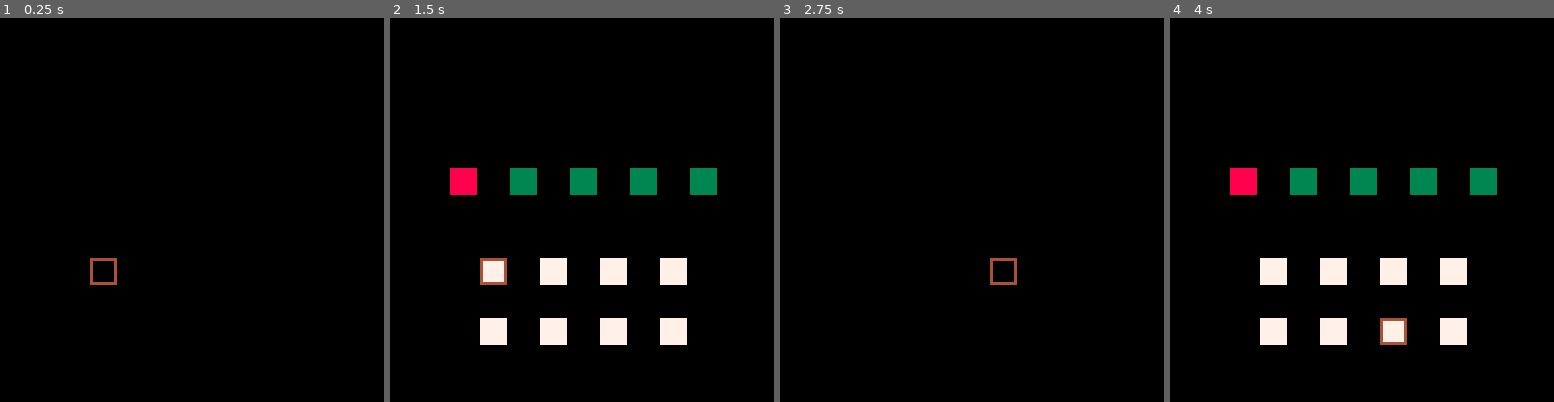
Above: before the commit, frames 1-4 (left to right).
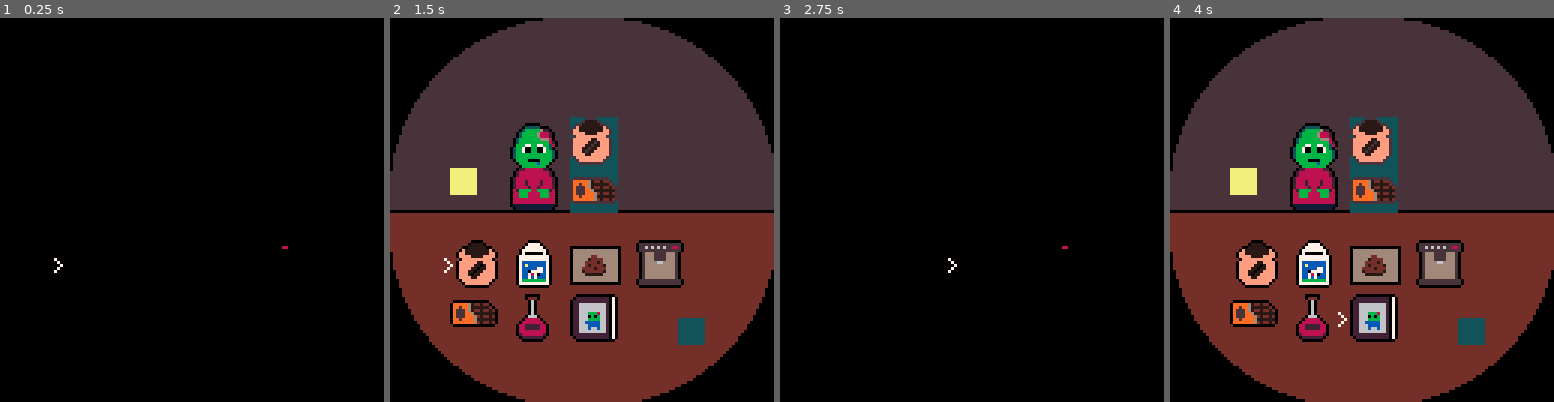
Above: after the commit, the same moments.

Repository: Ori-Rowan/mini-jam-204-cafe
Game: PICO-8 cartridge cafe-untitled.p8
Two runs of this game, one before a commit and one after it. Both use one fixed random seed, a clock stepped at 60 frames per second and the inputs below.
Inputs:
- Up to frame 1 (0.25 s): no input
- Up to frame 2 (1.5 s): tap X (X key) at 0.33, 1.07 s; tap O (Z key) at 0.7 s
- Up to frame 3 (2.75 s): hold Right 1.6-2.1 s; tap O (Z key) at 1.7, 2.1, 2.5 s; tap X (X key) at 1.85 s; hold Up 2.15-2.42 s; hold Right from 2.47 s (still down)
- Up to frame 4 (4 s): tap O (Z key) at 2.9, 3.3, 3.7 s; tap X (X key) at 2.97 s; release Right at 3.03 s; hold Left 3.08-3.58 s; hold Down 3.63-3.97 s

The runs differ from the first frame. In frame 1, 0.2% of the frame differs, in the area x 14-75%, y 59-70%; in frame 2, 80%, in the area x 0-100%, y 0-100%; in frame 3, 0.2%; in frame 4, 80%.

Commit message:
Monsters base + some art

Diff:
--- a/cafe-untitled.p8
+++ b/cafe-untitled.p8
@@ -16,9 +16,16 @@
 #include src\gameplay\customer_system\seat.p8.lua
 #include src\gameplay\customer_system\customer.p8.lua
 #include src\gameplay\customer_system\trashbin.p8.lua
+#include src\gameplay\monsters\zombie.p8.lua
+#include src\gameplay\monsters\skeleton.p8.lua
+#include src\gameplay\monsters\ghost.p8.lua
+#include src\gameplay\monsters\warewolf.p8.lua
+#include src\gameplay\monsters\vampire.p8.lua
+#include src\gameplay\monsters\doppleganger.p8.lua
 #include src\gameplay\light_system\light_system.p8.lua
 #include src\enums\ingredients_enum.p8.lua
 #include src\enums\recipies_enum.p8.lua
+#include src\enums\monsters_enum.p8.lua
 #include src\scenes\menu_scene.p8.lua
 #include src\scenes\game_scene.p8.lua
 
--- a/config.p8.lua
+++ b/config.p8.lua
@@ -0,0 +1,3 @@
+_CONFIG = {
+    default_bg_col = 7
+}
--- /dev/null
+++ b/src/enums/monsters_enum.p8.lua
@@ -0,0 +1,30 @@
+MONSTERS_ENUM = {
+    ZOMBIE ={
+        name = "Zombie",
+        fav_recipie = RECIPIES_ENUM.ESPRESSO.name,
+        spr=8,
+        bg_col=13,
+        vis_colors={11,9}
+    },
+    SKELETON = {
+        name = "Skeleton",
+        fav_recipie = RECIPIES_ENUM.CAPPUCCINO
+    },
+    GHOST = {
+        name = "Ghost",
+        fav_recipie = RECIPIES_ENUM.LATTE
+    },
+    WAREWOLF = {
+        name = "Warewolf",
+        fav_recipie = RECIPIES_ENUM.HOT_CHOCOLATE
+    },
+    VAMPIRE = {
+        name = "Vampire",
+        fav_recipie = RECIPIES_ENUM.BLOODY_GOOD_COFFEE
+    },
+    DOPPLEGANGER = {
+        name = "Doppleganger",
+        fav_recipie = RECIPIES_ENUM.SPECIAL_DRINK
+
+    }
+}
--- a/src/gameplay/bar_items/coffee_machine.p8.lua
+++ b/src/gameplay/bar_items/coffee_machine.p8.lua
@@ -12,7 +12,10 @@
     tbl.brew_timer = 0
     tbl.product = nil
 
+    tbl.cup_spr = 7
+
     assert(tbl.product_stand)
+
 
     EventSystem:add_listener("start_brewing", function (props)
         tbl:handle_start_brewing(props)
@@ -43,6 +46,24 @@
             self.brewing=false
         end
     end
+end
+
+function CoffeeMachine:draw()
+    local x,y = self.draw_pos.x,self.draw_pos.y
+    if _GLOBALS.light then
+        spr(self.spr, x, y, 2, 2)
+
+        if self.product then
+            spr(self.cup_spr,x+5,y+8)
+        end
+    end
+
+    local light_col = 15
+    if self.brewing or self.product == nil then
+        light_col = 14
+    end
+    pset(x+12,y+2,light_col)
+    pset(x+13,y+2,light_col)
 end
 
 function CoffeeMachine:get_recipie()
--- a/src/gameplay/bar_items/workstation.p8.lua
+++ b/src/gameplay/bar_items/workstation.p8.lua
@@ -30,6 +30,20 @@
     self.ingredients = {}
 end
 
+function Workstation:draw()
+    if not _GLOBALS.light then
+        return
+    end
+
+    local x,y = self.draw_pos.x, self.draw_pos.y
+    rectfill(x,y+2,x+16,y+14, 6)
+    rect(x,y+2,x+16,y+14, 0)
+    if #self.ingredients>0 then
+        spr(6,x+4,y+4)
+
+    end
+end
+
 function Workstation:handle_add_ingredient(props)
     add(self.ingredients, props.ingredient)
 end
--- a/src/gameplay/customer_system/customer.p8.lua
+++ b/src/gameplay/customer_system/customer.p8.lua
@@ -13,13 +13,22 @@
     return tbl
 end
 
--- function Customer:update()
+function Customer:update()
+    self:special_behaviour()
+end
 
--- end
+function Customer:draw()
+    palt(_CONFIG.default_bg_col,false)
+    palt(self.bg_col, true)
 
--- function Customer:draw()
+    local x, y = self.seat.draw_pos.x, self.seat.draw_pos.y
+    if _GLOBALS.light then
+            spr(self.spr,x,y,2,4)
+    end
 
--- end
+    palt(_CONFIG.default_bg_col,true)
+    palt(self.bg_col, false)
+end
 
 function Customer:serve(product)
     if product.name == self.fav_recipie then
@@ -31,3 +40,7 @@
 
     EventSystem:emit("product_served")
 end
+
+function Customer:special_behaviour()
+
+end
--- a/src/gameplay/customer_system/customer_system.p8.lua
+++ b/src/gameplay/customer_system/customer_system.p8.lua
@@ -19,16 +19,10 @@
         tbl:handle_serve_product(props)
     end)
 
-    local test_customer1 = Customer:new{
-        fav_recipie = RECIPIES_ENUM.ESPRESSO.name
-    }
 
-    local test_customer2 = Customer:new{
-        fav_recipie = RECIPIES_ENUM.CAPPUCCINO.name
-    }
 
-    tbl.seats[1]:add_customer(test_customer1)
-    tbl.seats[2]:add_customer(test_customer2)
+    tbl.seats[1]:add_customer(Zombie:new())
+    tbl.seats[2]:add_customer(Skeleton:new())
 
 
     return tbl
@@ -70,7 +64,7 @@
             },
             draw_pos = {
                 x = 20 + i*20,
-                y = 50
+                y = 33
             },
             color = 3,
             customer_system = self
--- a/src/gameplay/customer_system/seat.p8.lua
+++ b/src/gameplay/customer_system/seat.p8.lua
@@ -15,13 +15,17 @@
     return tbl
 end
 
--- function Seat:update()
+function Seat:update()
+    if self.customer then
+        self.customer:update()
+    end
+end
 
--- end
-
--- function Seat:draw()
-
--- end
+function Seat:draw()
+    if self.customer then
+        self.customer:draw()
+    end
+end
 
 function Seat:add_customer(customer)
     customer.seat = self
--- a/src/gameplay/grid_system/grid_item.p8.lua
+++ b/src/gameplay/grid_system/grid_item.p8.lua
@@ -19,13 +19,21 @@
 function GridItem:draw()
     if _GLOBALS.light then
         local x,y = self.draw_pos.x,self.draw_pos.y
-        rectfill(x, y, x+8, y+8, self.color)
+
+        if self.spr then
+            spr(self.spr, x, y, 2, 2)
+        else
+            rectfill(x, y, x+8, y+8, self.color)
+        end
+
     end
 end
 
 function GridItem:draw_pointer()
-    local x,y = self.draw_pos.x,self.draw_pos.y
-    rect(x, y, x+8, y+8, 4)
+    local mid = {x = self.draw_pos.x-2, y = self.draw_pos.y+8}
+    line(mid.x, mid.y, mid.x-2, mid.y-2, 11)
+    line(mid.x, mid.y, mid.x-2, mid.y+2, 11)
+
 end
 
 function GridItem:interact()
--- /dev/null
+++ b/src/gameplay/monsters/doppleganger.p8.lua
@@ -0,0 +1,14 @@
+Doppleganger = {}
+setmetatable(Doppleganger, Customer)
+Doppleganger.__index = Doppleganger
+
+function Doppleganger:new(t)
+    t = t or {}
+    local tbl = copy_table(t)
+
+    tbl.fav_recipie = MONSTERS_ENUM.DOPPLEGANGER.fav_recipie.name
+
+    tbl = Customer:new(tbl)
+
+    return tbl
+end
--- /dev/null
+++ b/src/gameplay/monsters/ghost.p8.lua
@@ -0,0 +1,14 @@
+Ghost = {}
+setmetatable(Ghost, Customer)
+Ghost.__index = Ghost
+
+function Ghost:new(t)
+    t = t or {}
+    local tbl = copy_table(t)
+
+    tbl.fav_recipie = MONSTERS_ENUM.GHOST.fav_recipie.name
+
+    tbl = Customer:new(tbl)
+
+    return tbl
+end
--- /dev/null
+++ b/src/gameplay/monsters/skeleton.p8.lua
@@ -0,0 +1,14 @@
+Skeleton = {}
+setmetatable(Skeleton, Customer)
+Skeleton.__index = Skeleton
+
+function Skeleton:new(t)
+    t = t or {}
+    local tbl = copy_table(t)
+
+    tbl.fav_recipie = MONSTERS_ENUM.SKELETON.fav_recipie.name
+
+    tbl = Customer:new(tbl)
+
+    return tbl
+end
--- /dev/null
+++ b/src/gameplay/monsters/vampire.p8.lua
@@ -0,0 +1,14 @@
+Vampire = {}
+setmetatable(Vampire, Customer)
+Vampire.__index = Vampire
+
+function Vampire:new(t)
+    t = t or {}
+    local tbl = copy_table(t)
+
+    tbl.fav_recipie = MONSTERS_ENUM.VAMPIRE.fav_recipie.name
+
+    tbl = Customer:new(tbl)
+
+    return tbl
+end
--- /dev/null
+++ b/src/gameplay/monsters/warewolf.p8.lua
@@ -0,0 +1,14 @@
+Warewolf = {}
+setmetatable(Warewolf, Customer)
+Warewolf.__index = Warewolf
+
+function Warewolf:new(t)
+    t = t or {}
+    local tbl = copy_table(t)
+
+    tbl.fav_recipie = MONSTERS_ENUM.WAREWOLF.fav_recipie.name
+
+    tbl = Customer:new(tbl)
+
+    return tbl
+end
--- /dev/null
+++ b/src/gameplay/monsters/zombie.p8.lua
@@ -0,0 +1,12 @@
+Zombie = {}
+setmetatable(Zombie, Customer)
+Zombie.__index = Zombie
+
+function Zombie:new()
+    local tbl = copy_table(MONSTERS_ENUM.ZOMBIE)
+
+
+    tbl = Customer:new(tbl)
+
+    return tbl
+end
--- a/src/main.p8.lua
+++ b/src/main.p8.lua
@@ -1,6 +1,10 @@
 
 function _init()
     _GLOBALS = {}
+    poke(0x5f2e,1)
+    pal({[0]=0,-16,-15,-14,-12,-11,-10,-13,-9,-4,-1,7,6,-7,-8,-5},1)
+    palt(0,false)
+    palt(_CONFIG.default_bg_col,true)
     SceneManager:enter_scene(GameScene)
 
     -- local test = CustomerSystem:new({seat_amount=4})
--- a/src/scenes/game_scene.p8.lua
+++ b/src/scenes/game_scene.p8.lua
@@ -19,8 +19,37 @@
 end
 
 function GameScene:draw()
+    if _GLOBALS.light then
+
+        -- draw bar
+        clip(0,64,128,64)
+        rectfill(0,64,128,128,4)
+
+        -- draw corners
+        rectfill(0,70,58,128,0)
+        circfill(58,70,58,4)
+        rectfill(70,70,128,128,0)
+        circfill(70,70,58,4)
+
+        -- draw background
+        clip(0,0,128,64)
+
+        rectfill(0,0,128,64,5)
+
+        -- draw corners
+        rectfill(0,0,58,58,0)
+        circfill(58,58,58,5)
+        rectfill(70,0,128,58,0)
+        circfill(70,58,58,5)
+
+        clip(0,0,128,128)
+
+        line(0,64,128,64,0)
+    end
+
     self.bar_grid:draw()
     self.customer_system:draw()
+
 end
 
 function GameScene:enter()
@@ -31,42 +60,48 @@
 
     local product_stand = ProductStand:new({
         pos = {x = 3, y =1},
-        draw_pos = {x=90, y=100}
+        draw_pos = {x=96, y=100}
     })
     local coffe_machine = CoffeeMachine:new({
         pos = {x=3, y=0},
-        draw_pos = {x=90, y=80},
-        product_stand = product_stand
+        draw_pos = {x=82, y=74},
+        product_stand = product_stand,
+        spr=4
     })
     local workstation = Workstation:new({
         pos = {x=2, y=0},
-        draw_pos = {x=70, y=80},
+        draw_pos = {x=60, y=74},
         coffe_machine = coffe_machine
     })
     local cookbook = Cookbook:new({
         pos = {x = 2, y =1},
-        draw_pos = {x=70, y=100}
+        draw_pos = {x=60, y=92},
+        spr=36
     })
 
      local grid_items={
         Ingredient:new({
             pos = {x=0, y=0},
-            draw_pos = {x=30, y=80},
+            draw_pos = {x=22, y=74},
+            spr = 0,
             ingredient = INGREDIENTS_ENUM.COFFEE_BEANS
         }),
         Ingredient:new({
             pos = {x=0, y=1},
-            draw_pos = {x=30, y=100},
+            draw_pos = {x=20, y=90},
+            spr = 32,
             ingredient = INGREDIENTS_ENUM.CHOCOLATE
         }),
         Ingredient:new({
             pos = {x=1, y=0},
-            draw_pos = {x=50, y=80},
+            draw_pos = {x=42, y=74},
+            spr = 2,
             ingredient = INGREDIENTS_ENUM.MILK
         }),
         Ingredient:new({
             pos = {x=1, y=1},
-            draw_pos = {x=50, y=100},
+            draw_pos = {x=42, y=92},
+            spr = 34,
             ingredient = INGREDIENTS_ENUM.BERRY_SYRUP
         }),
         workstation,
Not shown, changed: 32 lines of the sprite sheet (__gfx__) section of cafe-untitled.p8
